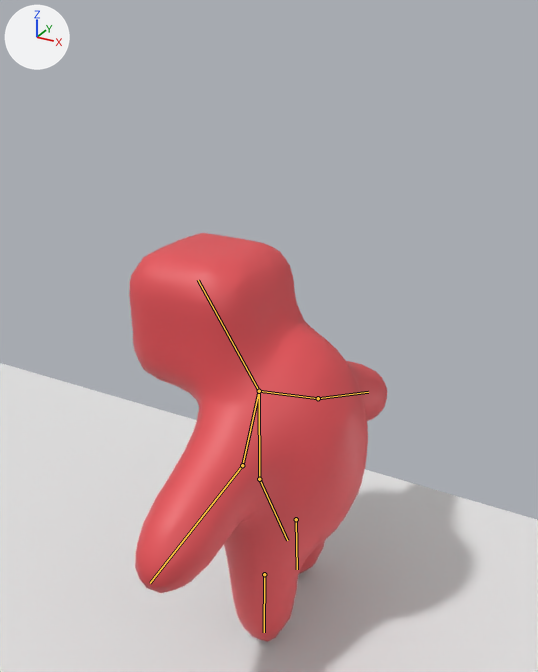
Renders of the Blender file Football Game/Assets/Models/Player_Base/Player_Animated_Model.blend from each side of a commit.
One viewpoint serves both versions: a 50 mm camera at (4.68, -8.24, 7.48) aimed at (0.03, 0.21, 3.25). The axes (+X, +Y, +Z) are drawn at upper left. The lights are the same throughout. The bones that bend it are drawn over the model as lines.
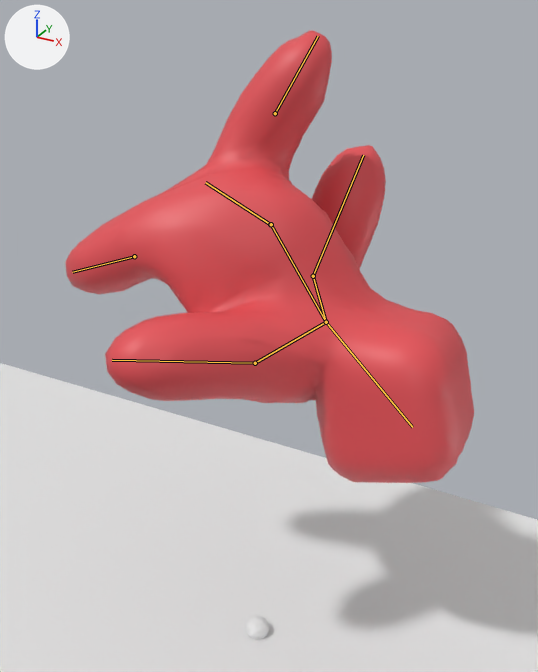
The newer file adds an action. The first version stands in its rest pose; the second is drawn at frame 12 of the action 'BackwardKick'.

The edits, one by one:
Bone 'Bone' (bone_bone) moves from (0.0, 0.0, 0.0) to (0.0, -3.43, -1.98).
Bone 'Bone' (bone_bone) turns from (0, 0, 0) to (141, 0, 0) degrees about its own x, y and z.
Bone 'Bone.007' (bone_bone_007) moves from (0.0, 0.0, 0.0) to (-0.86, 0.1, -0.01).
Bone 'Bone.007' (bone_bone_007) turns from (0, 0, 0) to (5, 6, 68) degrees about its own x, y and z.
Bone 'Bone.009' (bone_bone_009) moves from (0.0, 0.0, 0.0) to (-1.11, -0.39, 0.01).
Bone 'Bone.009' (bone_bone_009) turns from (0, 0, 0) to (5, -4, 70) degrees about its own x, y and z.
Bone 'Bone.001' (bone_bone_001) moves from (0.0, 0.0, 0.0) to (0.2, 3.96, 0.02).
Bone 'Bone.001' (bone_bone_001) turns from (0, 0, 0) to (-9, -2, -151) degrees about its own x, y and z.
Bone 'Bone.002' (bone_bone_002) turns from (0, 0, 0) to (11, -15, -10) degrees about its own x, y and z.
Bone 'Bone.003' (bone_bone_003) moves from (0.0, 0.0, 0.0) to (-0.01, -0.03, -0.14).
Bone 'Bone.003' (bone_bone_003) turns from (0, 0, 0) to (-18, -39, 77) degrees about its own x, y and z.
Bone 'Bone.004' (bone_bone_004) turns from (0, 0, 0) to (18, 23, 21) degrees about its own x, y and z.
Bone 'Bone.005' (bone_bone_005) moves from (0.0, 0.0, 0.0) to (-0.04, -0.01, 0.14).
Bone 'Bone.005' (bone_bone_005) turns from (0, 0, 0) to (-27, 36, -10) degrees about its own x, y and z.
Bone 'Bone.006' (bone_bone_006) turns from (0, 0, 0) to (-9, -7, 16) degrees about its own x, y and z.

Location of each change, [x1, y1, x2, y2] in pixels of the pictures (538 x 672 px):
'Mball.006', posed (58% wider, 11% taller)
    before: [129, 233, 387, 642]
    after: [65, 30, 474, 483]
bone 'Bone', root to tip
    before: (259, 479) to (287, 540)
    after: (270, 224) to (205, 182)
bone 'Bone.007', root to tip
    before: (296, 519) to (297, 569)
    after: (275, 113) to (318, 36)
bone 'Bone.009', root to tip
    before: (264, 574) to (264, 632)
    after: (134, 256) to (72, 272)
bone 'Bone.001', root to tip
    before: (259, 479) to (259, 391)
    after: (271, 224) to (326, 322)
bone 'Bone.002', root to tip
    before: (259, 391) to (318, 398)
    after: (326, 322) to (313, 276)
bone 'Bone.003', root to tip
    before: (318, 398) to (368, 392)
    after: (313, 276) to (363, 155)
bone 'Bone.004', root to tip
    before: (259, 391) to (242, 465)
    after: (326, 322) to (255, 363)
bone 'Bone.005', root to tip
    before: (242, 465) to (150, 583)
    after: (255, 363) to (112, 360)
bone 'Bone.006', root to tip
    before: (259, 391) to (198, 280)
    after: (326, 322) to (412, 427)
